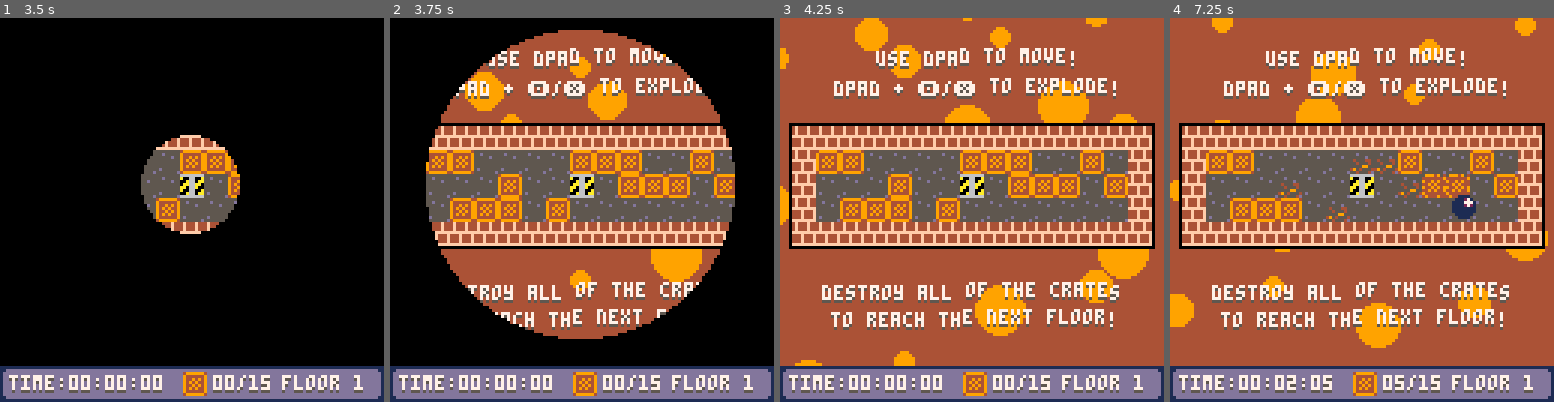
Above: before the commit, frames 1-4 (left to right).
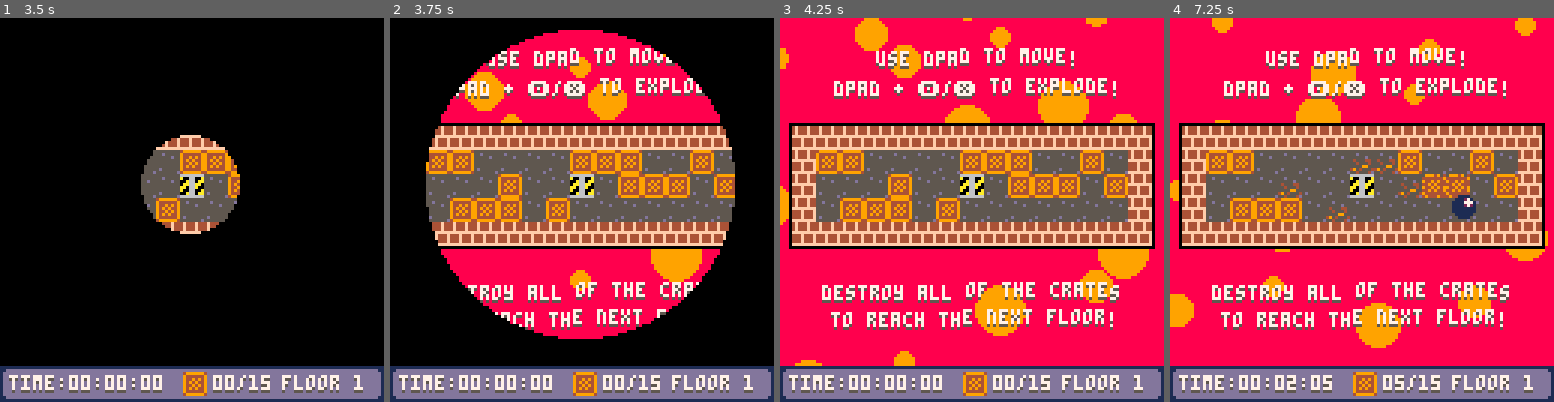
Above: after the commit, the same moments.

Repository: SHKBRD/P8CrateBall
Game: PICO-8 cartridge balltest24.p8
The game is run twice, just before and just after one commit, with the same random seed, the same clock (stepped at 60 frames per second) and the same inputs.
Inputs:
- Up to frame 1 (3.5 s): tap X (X key) at 0.33, 1.07, 1.85, 2.97 s; tap O (Z key) at 0.7, 1.7, 2.1, 2.5, 2.9, 3.3 s; hold Right 1.6-2.1 s; hold Up 2.15-2.42 s; hold Right 2.47-3.03 s; hold Left from 3.08 s (still down)
- Up to frame 2 (3.75 s): release Left at 3.58 s; hold Down from 3.63 s (still down); tap O (Z key) at 3.7 s
- Up to frame 3 (4.25 s): release Down at 3.97 s; hold Right from 4.02 s (still down); tap X (X key) at 4.08 s; tap O (Z key) at 4.1 s
- Up to frame 4 (7.25 s): tap O (Z key) every 0.4 s from 4.5 to 6.9 s; release Right at 4.68 s; hold Up 4.73-5.03 s; hold Left 5.08-5.68 s; tap X (X key) at 5.2, 6.32 s; hold Down 5.73-6.03 s; hold Right 6.08-6.58 s; hold Right 6.63-7.13 s; hold Up from 7.18 s (still down)

Frame 1 is identical in both runs. In frame 2, 18% of the frame differs, in the area x 13-86%, y 3-84%; in frame 3, 47%; in frame 4, 49%, in the area x 0-100%, y 0-91%.

Commit message:
Update balltest24.p8

Diff:
--- a/balltest24.p8
+++ b/balltest24.p8
@@ -57,7 +57,6 @@
 		{1,13},
 		{14,2},
 		{4,9},
-		{5,6},
 		{12,13}
 	}
 end
@@ -87,7 +86,7 @@
 	--clock
 	--[minutes, seconds, millis]
 	clk = {0, 0, 0}
-	clkx = 14
+	clkx = 15
 	clky = 131
 	clkdir=mode
 	if mode==2 then
@@ -196,9 +195,9 @@
 	--background
 	bg_types=3
 
-	if (bg_type != nil) pastbg=bg_type
+	if (bg_type) pastbg=bg_type
 	choose_bg_type()
-	if pastbg != nil then
+	if pastbg then
 		//hAS TO END UP BEING A NEW
 		//TYPE, SINCE THE OLD TYPE
 		//WILL BE REMOVED FROM THE
@@ -235,8 +234,8 @@
 	clear_map()
 	--local offx = (15-lev_w)/2
 	--local offy = (13-lev_h)/2
-	mset(i, f, 17)
-	mset(i, f, 19)
+--	mset(i, f, 17)
+--	mset(i, f, 19)
 
 
 	// map draw
@@ -728,12 +727,8 @@
 	--actor's collision end points
 	colepx = colspx + colw
 	colepy = colspy + colh
- fric = 0.1
-	weight = 1
 	acts_col = false
 	gets_col = false
-	snapped = false
-	frames = 0
 	despawn = -1
 	control = false
 	z = 0
@@ -880,7 +875,6 @@
 			acts_col = false
 			vx = 0
 			vy = 0
-			fric = 0
 			z = 7
 			exploding=false
 			timer=0
@@ -1190,8 +1184,8 @@
 	pvy = vy
 	px = x
 	py = y
-	vx -= fric * vx/abs(vx)
-	vy -= fric * vy/abs(vy)
+	vx -= 0.1 * vx/abs(vx)
+	vy -= 0.1 * vy/abs(vy)
 	if sgn(vx) != sgn(pvx) then
 		act.vx = 0
 	end
@@ -1202,7 +1196,6 @@
 	vy += ay
 	x += vx
 	y += vy
-	snapped = false
 end
 
 function actor_specific()
@@ -1295,7 +1288,7 @@
 			del(crates, ob)
 			del(o, ob)
 			i -= 1
-		elseif ob.despawn > 0 then
+		else
 			ob.despawn -= 1
 		end
 	end
@@ -1649,35 +1642,11 @@
 	clk[3]=abs(clk[3])
 end
 
---function draw_char(inp, x, y)
---	orded = ord(tostr(inp))
---	if orded >=48 and orded <= 57 then
---		char_ind = inp*4
---		sspr(nx+char_ind, ny, 4, 6, x, y)
---	else
---		char = chrs[inp]
---		if char==nil then
---			stop(inp)
---	end
---
---		sspr(nx+char, ny, 4, 6, x, y)
---	end
---end
-
---function draw_letter(letter, x, y)
---	if (ord(letter) < 97) draw_char(letter, x, y)
---	sspr((ord(letter)-97)*4, 40, 4, 6, x, y)
---end
+
 
 function draw_str(str, x, y)
 	print(str, x, y+1, 5)
 	print(str, x, y, 7)
-
-	--strver = tostr(str)
-	--for ind=1,#strver do
-	--	draw_letter(strver[ind], x, y)
-	--	x += 4
-	--end
 end
 
 function draw_high_str(str, x, y)
@@ -1719,20 +1688,6 @@
 	end
 end
 
---function draw_mem()
---	local mem = stat(0)
---	print(mem, 16, 16, 8)
---end
-
---function draw_cpu()
---	local cpu = stat(1)
---	print(cpu, 16, 22, 8)
---end
-
---function draw_player_stats()
---	print(p[1].x, 16, 28, 8)
---	print(p[1].y, 16, 34, 8)
---end
 
 function draw_low_bg()
 	map(18, 0, 12-camoff[1], 128-camoff[2], 16, 2)
@@ -1907,7 +1862,7 @@
 		timename="timer:"
 	end
 	draw_str(timename, 15, 131)
-	draw_clock(clkx+#timename*4+1,clky)
+	draw_clock(clkx+#timename*4,clky)
 	draw_crates_rem()
 	draw_floor_count()
 	draw_wins()
@@ -1943,9 +1898,6 @@
 	colepy = colspy + colh
 	ax = 0
 	ay = 0
-	weight = 1.5
-	frames = 0
-	snapped = false
 	blast_cool = 0
 	blast_mode = false
 	fired = false
@@ -2124,28 +2076,6 @@
 	local offex = offx1+(lev_w-1)*8
 	local offey = offy1+(lev_h-1)*8
 
-	// border check
--- if pl.x < offx1 then
--- 	pl.x = offx1 pl.vx *= -0.75
--- 	if (pl.vx>0.275) sfx(10,-1)
--- 	if (pl.vx>1.5) camoff[1] -= 1
--- elseif pl.x > offex then
---		pl.x = offex pl.vx *= -0.75
---
--- 	if (pl.vx<-0.275) sfx(10,-1)
--- 	if (pl.vx<-1.5) camoff[1] += 1
--- end
---
--- if pl.y < offy1 then
--- 	pl.y = offy1 pl.vy *= -0.75
--- 	if (pl.vy>0.275) sfx(10,-1)
--- 	if (pl.vy>1.5) camoff[2] -= 1
--- elseif pl.y > offey then
---		pl.y = offey pl.vy *= -0.75
--- 	if (pl.vy<-0.275) sfx(10,-1)
--- 	if (pl.vy<-1.5) camoff[2] += 1
--- end
-
 	pd=pl.x
 	pv=pl.vx
 	od1=offx1
@@ -2361,19 +2291,22 @@
 end
 
 function draw_player()
- // player draw
- if p.fired and p.fire_cool%2==0 then
- 	spr(3,p.x,p.y)
- elseif p.blast_mode and (p.blast_cool % 2 == 1) then
-		spr(2,p.x,p.y)
- else
- 	spr(1,p.x,p.y)
- end
-
- if p.fired then
- 	draw_cooldown(p, true)
- elseif p.blast_cool > 0 then
- 	draw_cooldown(p, false)
+	local _ENV=p
+	do
+	 // player draw
+	 if fired and fire_cool%2==0 then
+	 	spr(3,x,y)
+	 elseif blast_mode and (blast_cool % 2 == 1) then
+			spr(2,x,y)
+	 else
+	 	spr(1,x,y)
+	 end
+
+	 if fired then
+	 	draw_cooldown(_ENV, true)
+	 elseif blast_cool > 0 then
+	 	draw_cooldown(_ENV, false)
+	 end
  end
 end
 
